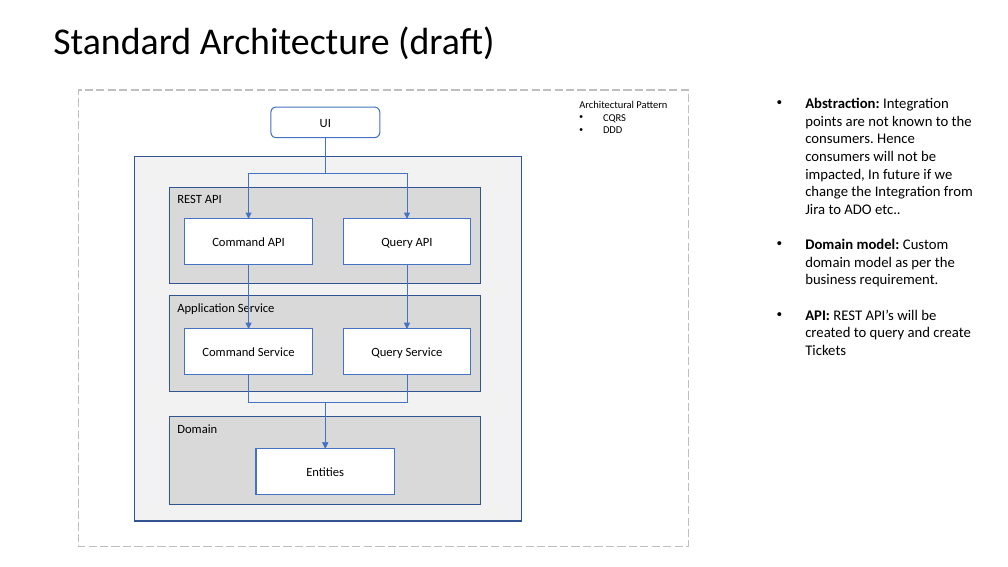
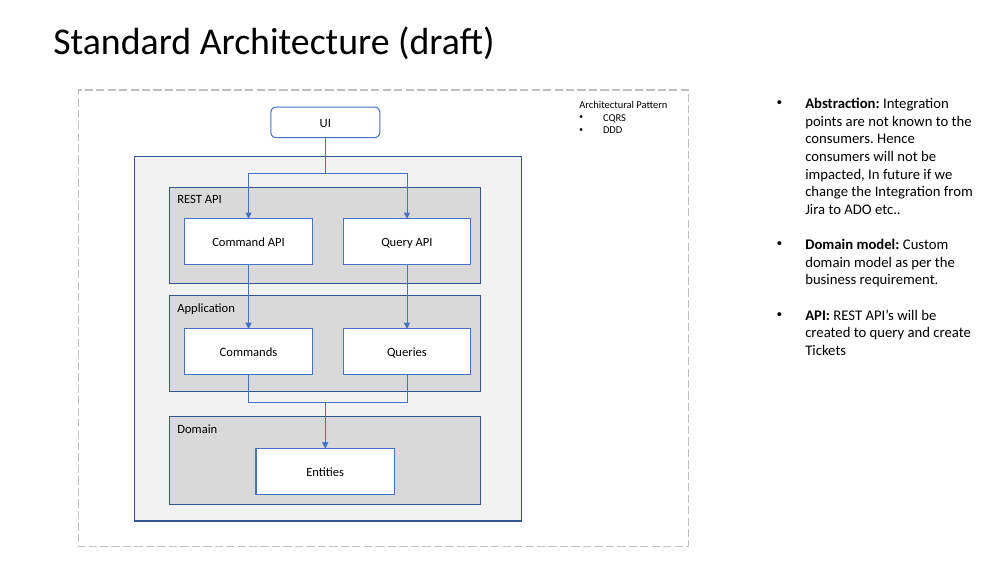
Before and after one commit to sundarkurs/DigitalAssets, a slide deck: slide 8 of Design/Digital Asset - Design.pptx (slide 6 before the commit). Drawn at 1008x567 pixels with LibreOffice and Linux fonts; fonts in the diff are those of the drawing. Boxes give left, top, right and bottom in pixels: in the first picture for what was removed or moved away, otherwise in the second. Text is boxed around its words. In the diff, an @@ line names an element or a change of style, - is before the commit and + after.

```diff
--- a/Design/Digital Asset - Design.pptx
+++ b/Design/Digital Asset - Design.pptx
@@ text in rectangle at (177, 303, 235, 314): text changed @@
-Application Service
+Application
@@ text in rectangle at (220, 347, 278, 356): text changed @@
-Command Service
+Commands
@@ text in rectangle at (387, 347, 427, 358): text changed @@
-Query Service
+Queries
```
Also in this commit, not shown: 2 other slides changed, 2 slides added, 15 other files.
